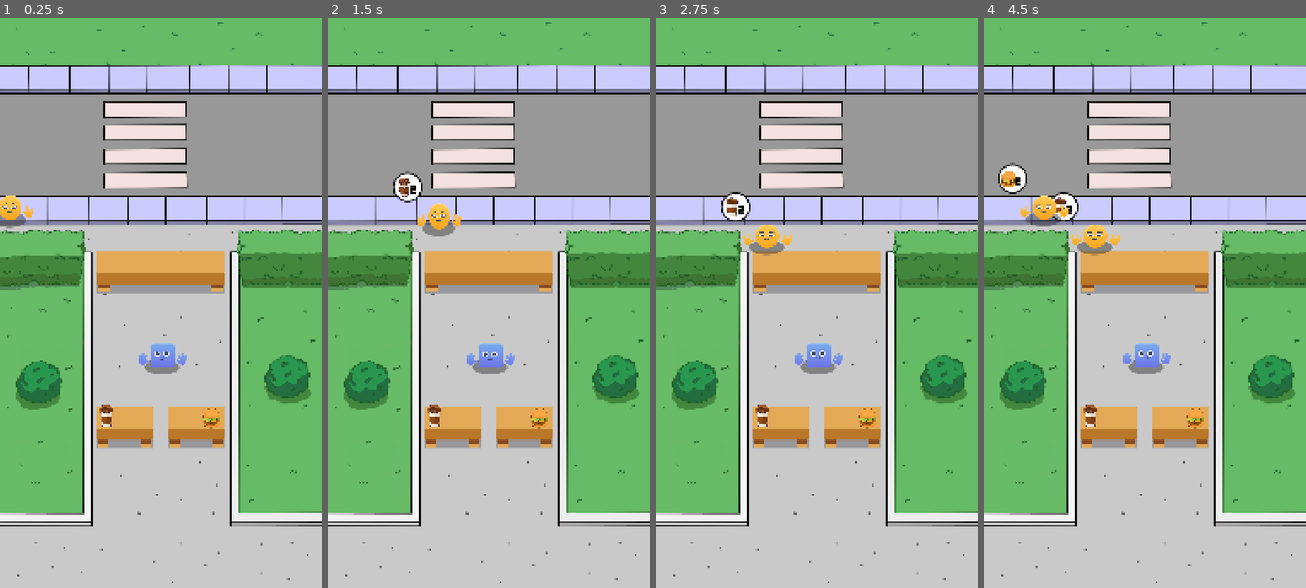
Above: before the commit, frames 1-4 (left to right).
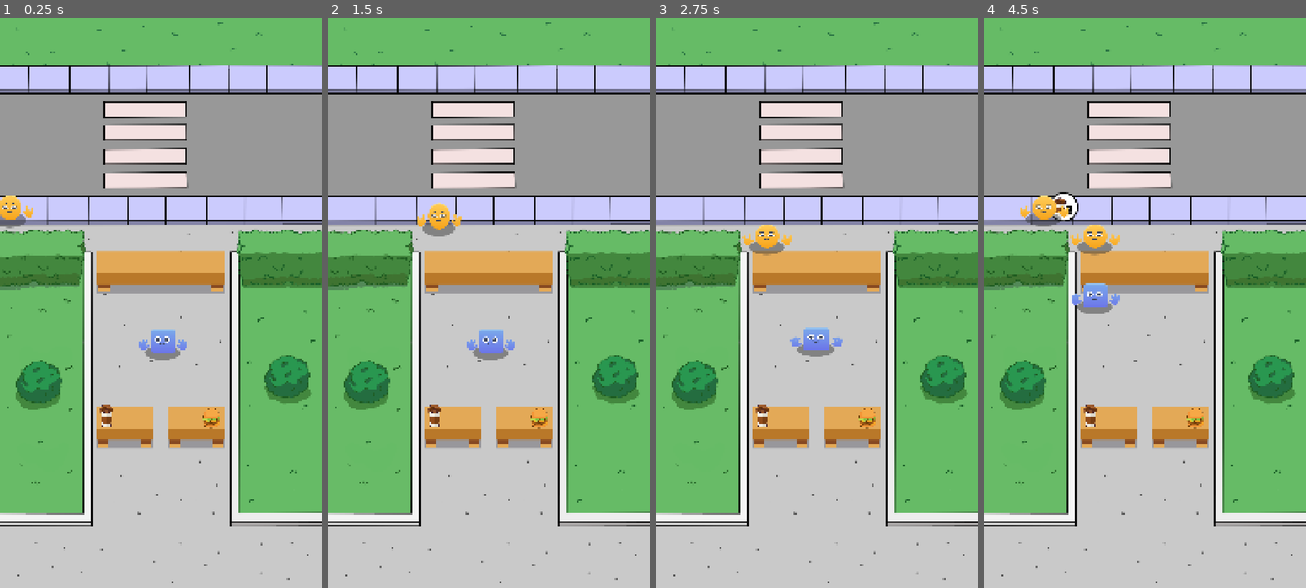
Above: after the commit, the same moments.

Repository: YaghoJP/tyconn-game
Game: Godot game, scene res://scenes/world.tscn
Two runs of this game, one before a commit and one after it. Both use one fixed random seed, a clock stepped at 60 frames per second and the inputs below.
Inputs:
- Up to frame 1 (0.25 s): no input
- Up to frame 2 (1.5 s): no input
- Up to frame 3 (2.75 s): no input
- Up to frame 4 (4.5 s): no input

The runs differ from the first frame. In frame 1, 0.8% of the frame differs, in the area x 43-58%, y 54-63%; in frame 2, 1.2%; in frame 3, 1.3%; in frame 4, 1.4%, in the area x 4-58%, y 25-63%.

Commit message:
Serve Customers

Diff:
--- a/autoloads/game_manager.gd
+++ b/autoloads/game_manager.gd
@@ -1,4 +1,6 @@
 extends Node
+
+signal onCustomerRequest(custumer: Customer)
 
 const ITEM_BURGUER = preload("res://data/item_burguer.tres")
 const ITEM_COFFEE = preload("res://data/item_coffee.tres")
--- a/cashier/cashier.gd
+++ b/cashier/cashier.gd
@@ -8,13 +8,24 @@
 @export_category("Objects")
 @export var _animationPlayer: AnimationPlayer
 
+var currentCustomer: Customer
+var counterPosition: Vector2
+
+func takeOrder() -> void:
+	moveToCustomer()
+	await get_tree().create_timer(1.1).timeout
+	currentCustomer.showOrderUI()
+	moveToItemPosition()
+
+func setCustomer(custumer: Customer) -> void:
+	currentCustomer = custumer
+	custumer.beingServed = true
+	counterPosition = Vector2(custumer.position.x, custumer.position.y + 200)
+
 func moveToCustomer() -> void:
-
+	var tween: Tween = create_tween()
+	tween.tween_property(self, "position", counterPosition, 1.0)
 	_animationPlayer.play("move")
-	pass
 
 func moveToItemPosition() -> void:
-
-
 	_animationPlayer.play("idle")
-	pass
--- a/costumer/customer.gd
+++ b/costumer/customer.gd
@@ -16,12 +16,13 @@
 var currentOrderStatus: int
 
 var counterPosition: Vector2
+var waitingOrder: bool
+var beingServed: bool
 
 func initCustomer(item: Item, quantity: int) -> void:
 	requestItem = item
 	requestQuantity = quantity
 	currentOrderStatus = quantity
-	showOrderUI()
 
 func moveToCounter() -> void:
 	playMoveAnimation()
@@ -31,8 +32,11 @@
 	_tween.tween_property(self, "position", counterPosition, 1.0)
 	_tween.tween_interval(0.5)
 
-	_tween.finished.connect(func (): _animation.play("idle"))
-
+	_tween.finished.connect(func ():
+		_animation.play("idle")
+		waitingOrder = true
+		GameManager.onCustomerRequest.emit(self)
+	)
 func setSprites(_data: CustomerData) -> void:
 	_body.texture = _data.body
 	_face.texture = _data.face
--- /dev/null
+++ b/managers/cashier_manager.gd
@@ -0,0 +1,28 @@
+extends Node
+class_name CashierManager
+
+@export_category("Objects")
+@export var cashierScene: PackedScene
+@export var spawnCashier: Marker2D
+
+var cashierList: Array[Cashier] = []
+
+func _ready() -> void:
+	GameManager.onCustomerRequest.connect(onCustomerRequest)
+	addCashier()
+
+func onCustomerRequest(customer: Customer) -> void:
+	var freeCashiers: Array = cashierList.filter(func(x: Cashier): return x.currentCustomer == null)
+	if not freeCashiers:
+		return
+
+	var randomCashier: Cashier = freeCashiers.pick_random()
+	if randomCashier:
+		randomCashier.setCustomer(customer)
+		randomCashier.takeOrder()
+
+func addCashier() -> void:
+	var newCashier: Cashier = cashierScene.instantiate()
+	add_child(newCashier)
+	newCashier.position = spawnCashier.position
+	cashierList.append(newCashier)
--- a/scenes/world.tscn
+++ b/scenes/world.tscn
@@ -14,6 +14,7 @@
 [ext_resource type="Resource" uid="uid://c0tehcacfhdqy" path="res://data/customer_red.tres" id="12_7t5mc"]
 [ext_resource type="Resource" uid="uid://cg8s5c16d4cr5" path="res://data/customer_yellow.tres" id="13_lakw3"]
 [ext_resource type="PackedScene" uid="uid://caotjj77v8uhc" path="res://costumer/customer.tscn" id="14_o8fc1"]
+[ext_resource type="Script" uid="uid://bl1mruqixpmsd" path="res://managers/cashier_manager.gd" id="15_dss4m"]
 [ext_resource type="Script" uid="uid://knq1rvjht3mt" path="res://managers/counter_manager.gd" id="15_xo05s"]
 
 [node name="World" type="Node2D"]
@@ -46,9 +47,6 @@
 position = Vector2(63.75, -36.6667)
 scale = Vector2(0.35, 0.35)
 texture = ExtResource("5_71j4m")
-
-[node name="Cashier" parent="." instance=ExtResource("6_i7141")]
-position = Vector2(542, 1141)
 
 [node name="CustomerManager" type="Node" parent="." node_paths=PackedStringArray("_customersSpawnPos", "_counterManager")]
 script = ExtResource("7_4mrxx")
@@ -83,4 +81,12 @@
 [node name="Pos_3" type="Marker2D" parent="CounterManager"]
 position = Vector2(700, 740)
 
+[node name="CashierManager" type="Node" parent="." node_paths=PackedStringArray("spawnCashier")]
+script = ExtResource("15_dss4m")
+cashierScene = ExtResource("6_i7141")
+spawnCashier = NodePath("SpawnCashier")
+
+[node name="SpawnCashier" type="Marker2D" parent="CashierManager"]
+position = Vector2(544, 1093)
+
 [connection signal="timeout" from="CustomerManager/SpawnTimer" to="CustomerManager" method="_on_spawn_timer_timeout"]
Not shown, added: managers/cashier_manager.gd.uid
Not shown: 1 places in scenes/world.tscn that only renumber resources
